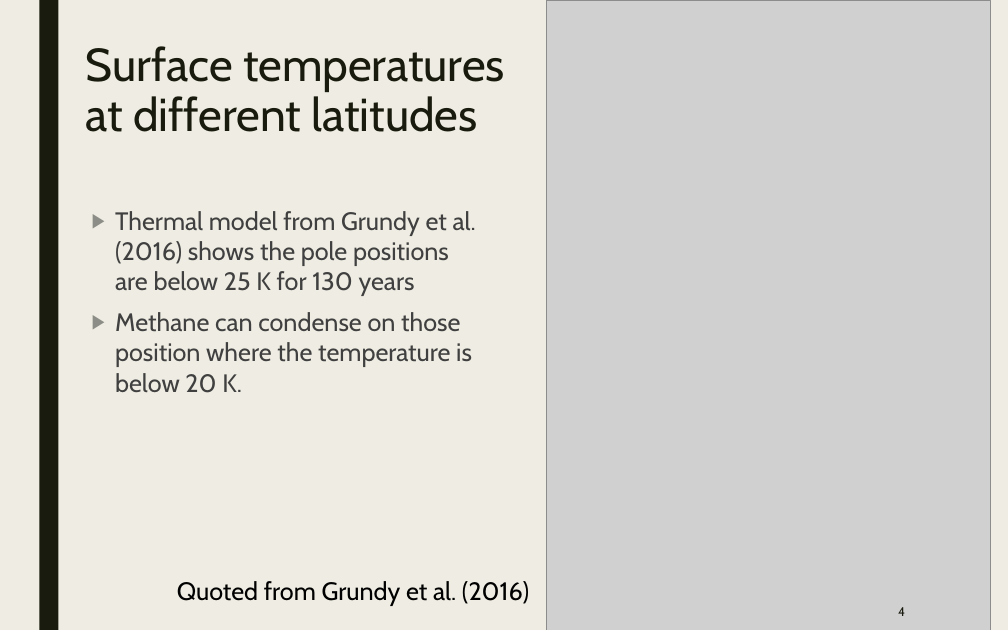
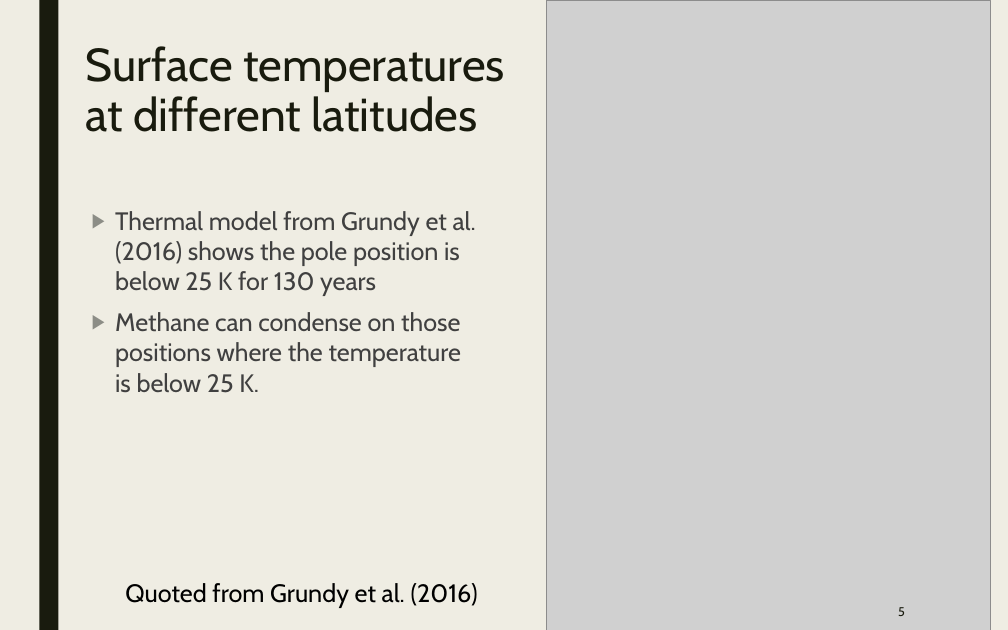
Before and after one commit to samuello1228/lily, a slide deck: slide 5 of doc/VUV and EUV irradiation of CH4 + NH3.pptx (slide 4 before the commit). Drawn at 1008x630 pixels with LibreOffice and Linux fonts; fonts in the diff are those of the drawing; grey boxes stand for pictures. Boxes give left, top, right and bottom in pixels: in the first picture for what was removed or moved away, otherwise in the second. Text is boxed around its words. In the diff, an @@ line names an element or a change of style, - is before the commit and + after.

```diff
--- a/doc/VUV and EUV irradiation of CH4 + NH3.pptx
+++ b/doc/VUV and EUV irradiation of CH4 + NH3.pptx
@@ text at bbox=[115, 211, 476, 393]: text changed @@
-  ▶ Thermal model from Grundy et al. (2016) shows the pole positions are below 25 K for 130 years
-  ▶ Methane can condense on those position where the temperature is below 20 K.
+  ▶ Thermal model from Grundy et al. (2016) shows the pole position is below 25 K for 130 years
+  ▶ Methane can condense on those positions where the temperature is below 25 K.
@@ text "Quoted from Grundy et al. ...": place and size @@
-text "Quoted from Grundy et al. ..." at bbox=[177, 581, 529, 606]
+text "Quoted from Grundy et al. ..." at bbox=[125, 583, 478, 608]
@@ page number at bbox=[898, 607, 905, 616]: text changed @@
-4
+5
```
Also in this commit, not shown: 9 other slides changed, 4 slides added.
